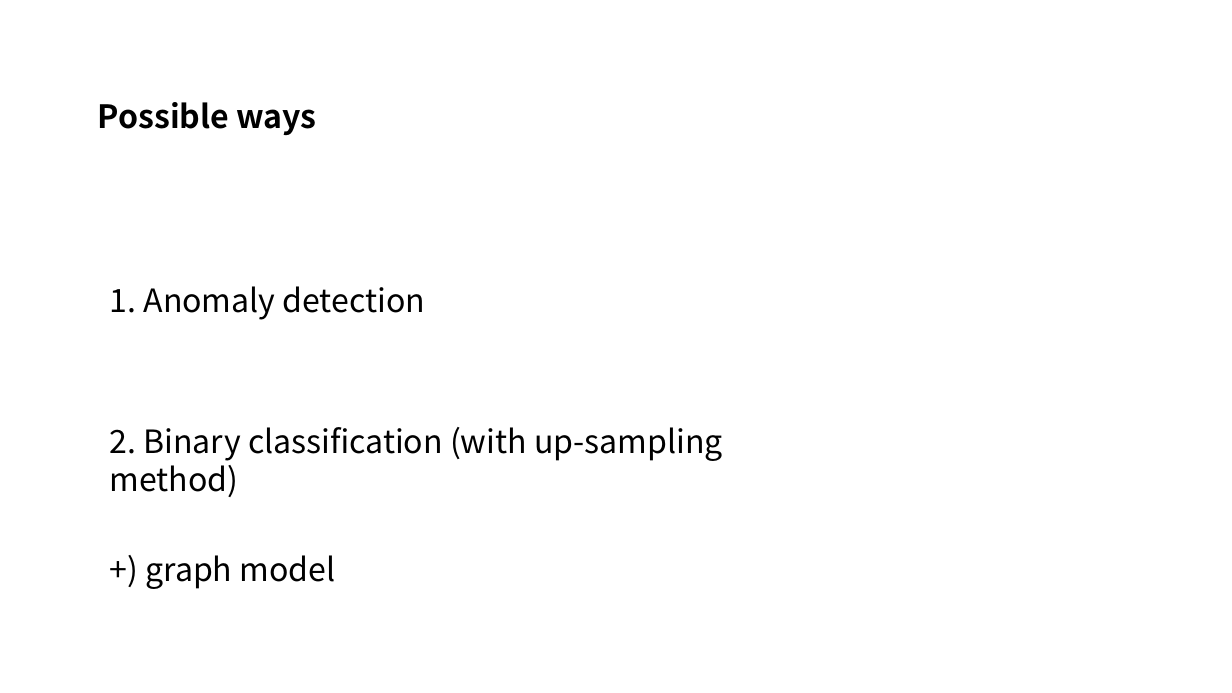
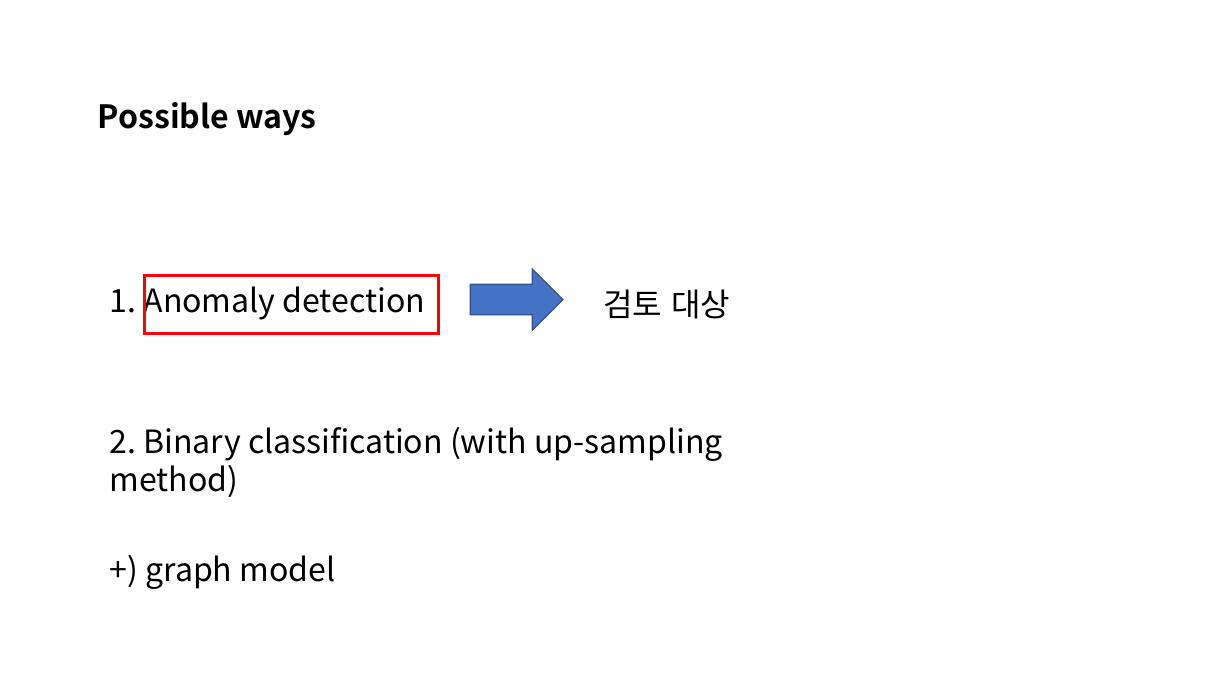
Before and after one commit to 100jy/anomaly-research, a slide deck: slide 2 of fraud_detection.pptx. Drawn at 1232x693 pixels with LibreOffice and Linux fonts; fonts in the diff are those of the drawing. Boxes give left, top, right and bottom in pixels: in the first picture for what was removed or moved away, otherwise in the second. Text is boxed around its words. In the diff, an @@ line names an element or a change of style, - is before the commit and + after.

```diff
--- a/fraud_detection.pptx
+++ b/fraud_detection.pptx
@@ right arrow added at box(470, 269, 563, 330), fill #4472C4, outline #325491 1 pt @@
@@ rectangle added at box(144, 275, 439, 334), outline #FF0000 2.25 pt @@
@@ text added at box(603, 289, 730, 319), 25 pt, text #000000 @@
+검토 대상
```
Also in this commit, not shown: 13 other slides changed.
